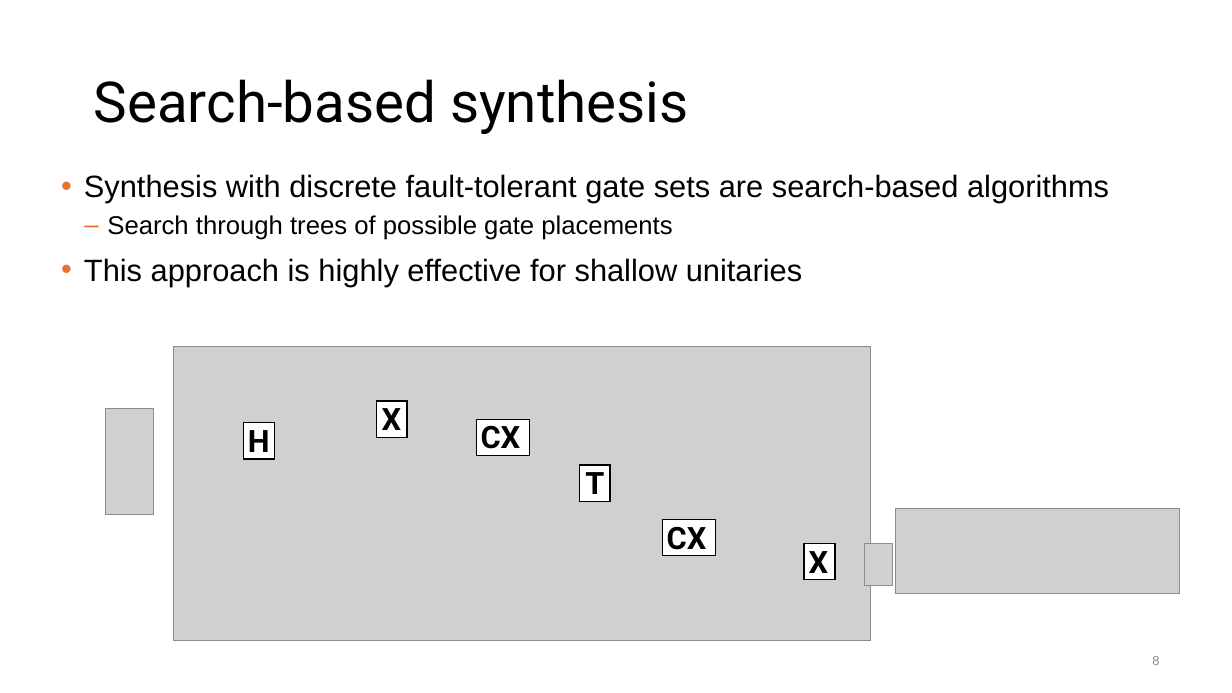
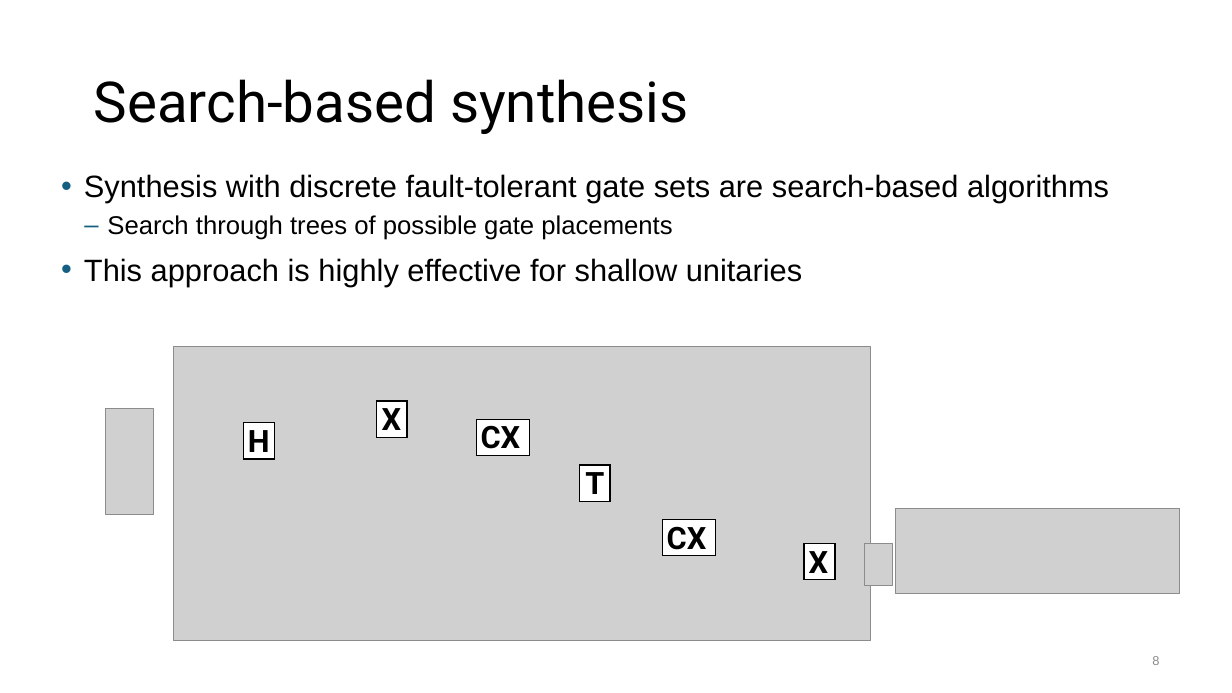
Before and after one commit to BQSKit/bqskit-tutorial, a slide deck: slide 8 of 4_FT_introduction.pptx. Drawn at 1232x693 pixels with LibreOffice and Linux fonts; fonts in the diff are those of the drawing; grey boxes stand for pictures. Boxes give left, top, right and bottom in pixels: in the first picture for what was removed or moved away, otherwise in the second. Text is boxed around its words. In the diff, an @@ line names an element or a change of style, - is before the commit and + after.

```diff
--- a/4_FT_introduction.pptx
+++ b/4_FT_introduction.pptx
@@ text "Synthesis with discrete fault-tolerant gate ..." at [84,174,1109,286]: bullet colour #E97132 to #156082 @@
```
Also in this commit, not shown: 10 other slides changed.
